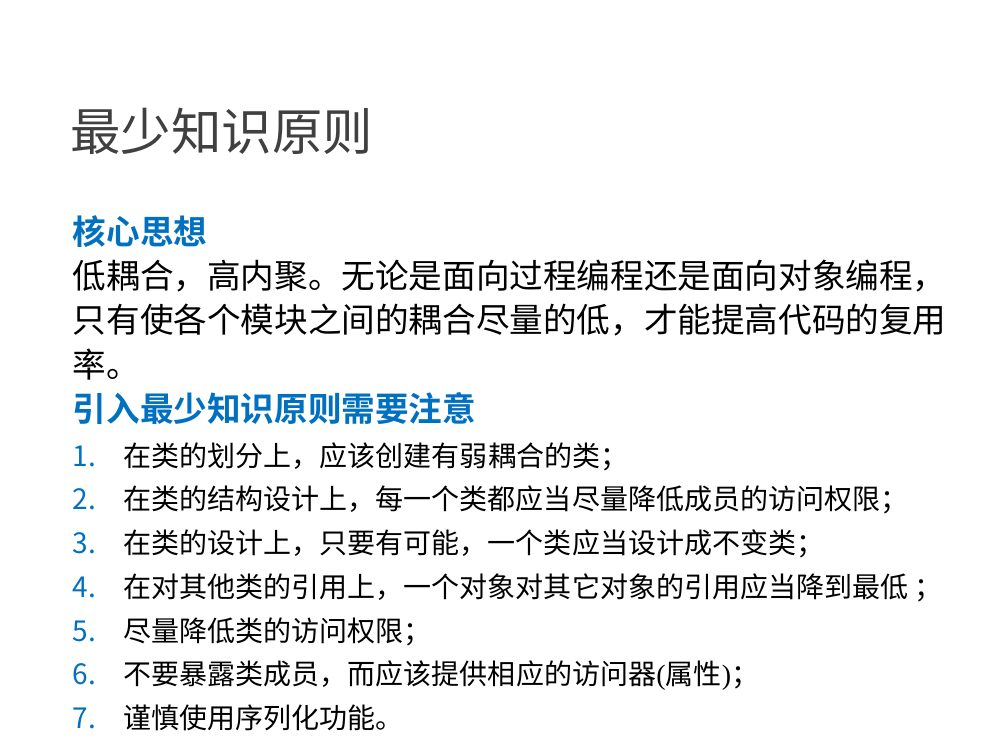
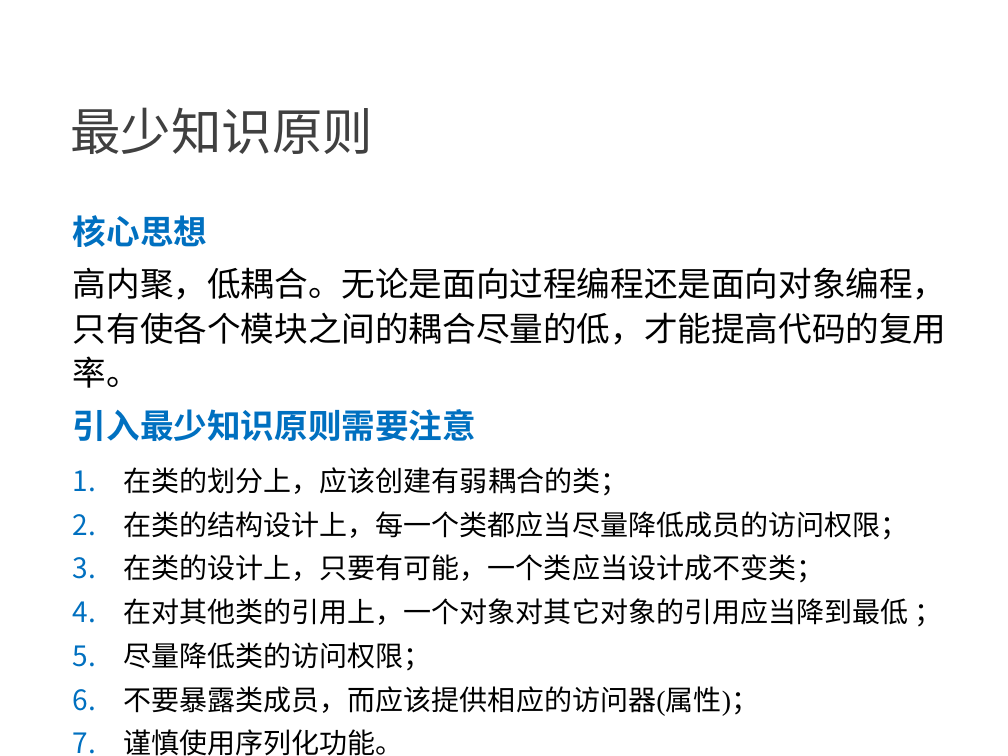
Before and after one commit to NewGr8Player/My-PPT, a slide deck: slide 32 of Design pattern/23种设计模式详解.pptx. Drawn at 1008x756 pixels with LibreOffice and Linux fonts; fonts in the diff are those of the drawing. Boxes give left, top, right and bottom in pixels: in the first picture for what was removed or moved away, otherwise in the second. Text is boxed around its words. In the diff, an @@ line names an element or a change of style, - is before the commit and + after.

```diff
--- a/Design pattern/23种设计模式详解.pptx
+++ b/Design pattern/23种设计模式详解.pptx
@@ text at (73,215,476,441): more space between paragraphs @@
@@ text at (73,267,947,388): text changed @@
-低耦合，高内聚。无论是面向过程编程还是面向对象编程，只有使各个模块之间的耦合尽量的低，才能提高代码的复用率。
+高内聚，低耦合。无论是面向过程编程还是面向对象编程，只有使各个模块之间的耦合尽量的低，才能提高代码的复用率。
```
Also in this commit, not shown: 27 other slides changed.
